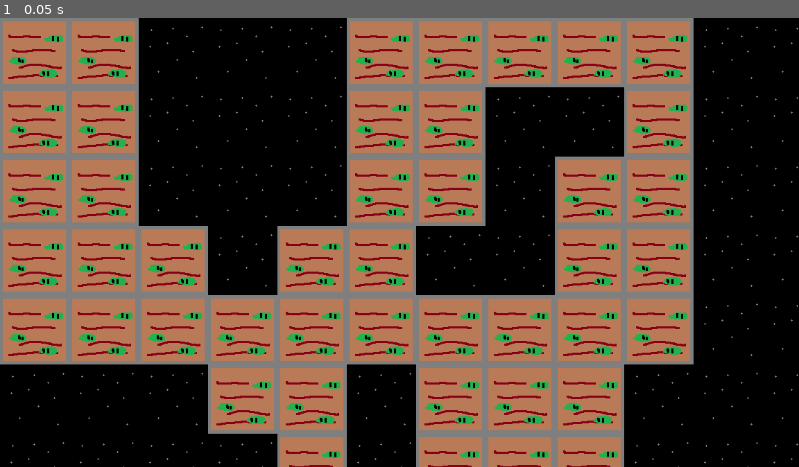
Above: before the commit, frame 1.
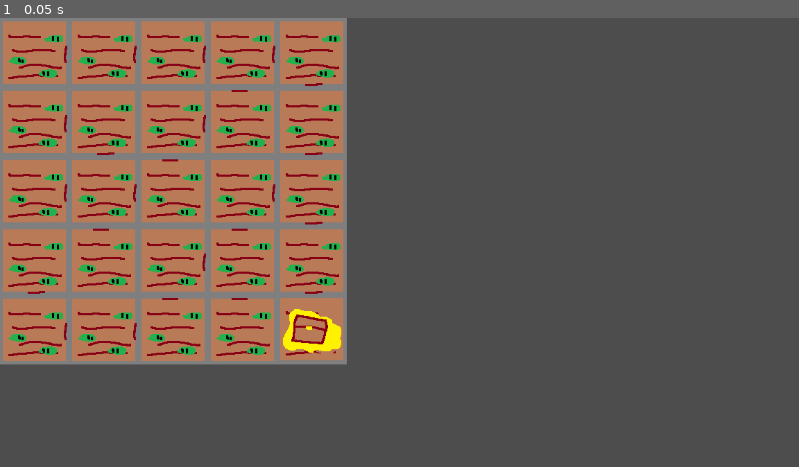
Above: after the commit, the same moment.

Repository: flowerFawn/many-games
Game: Godot game, scene res://dungeon/dungeon_world.tscn
Two runs of this game, one before a commit and one after it. Both use one fixed random seed, a clock stepped at 60 frames per second and the inputs below. The project has no main scene, so this scene is started directly.
Inputs:
- Up to frame 1 (0.05 s): no input

The runs differ from the first frame. In frame 1, 80% of the frame differs, in the area x 0-100%, y 0-100%.

Commit message:
direction now shown

Diff:
--- a/dungeon/dungeon.tres
+++ b/dungeon/dungeon.tres
@@ -7,6 +7,11 @@
 texture_region_size = Vector2i(100, 100)
 0:0/0 = 0
 1:0/0 = 0
+2:0/0 = 0
+3:0/0 = 0
+4:0/0 = 0
+5:0/0 = 0
+6:0/0 = 0
 
 [resource]
 tile_size = Vector2i(100, 100)
--- a/dungeon/dungeon_gen.gd
+++ b/dungeon/dungeon_gen.gd
@@ -9,18 +9,32 @@
 	generate()
 
 func generate() -> void:
-	dungeon = DungeonLayout.new(20, 20, Vector2i(0, 0), Vector2i(19, 19))
+	dungeon = DungeonLayout.new(5, 5, Vector2i(0, 0), Vector2i(4, 4))
 	draw_dungeon()
 
 func draw_dungeon() -> void:
+	var room:DungeonRoom
 	const EMPTY:Vector2i = Vector2i(0, 0)
-	const ROOM:Vector2i = Vector2i(1, 0)
+	const N:Vector2i = Vector2i(2, 0)
+	const E:Vector2i = Vector2i(3, 0)
+	const S:Vector2i = Vector2i(4, 0)
+	const W:Vector2i = Vector2i(5, 0)
+	const TREASURE:Vector2i = Vector2i(6, 0)
 	for x in range(dungeon.x_size):
 		for y in range(dungeon.y_size):
-			if dungeon.get_room(Vector2i(x, y)) == null:
+			room = dungeon.get_room(Vector2i(x, y))
+			if room == null:
 				node_tiles.set_cell(Vector2i(x, y), 0, EMPTY)
+			elif room.out_direction == Vector2i(0, 1):
+				node_tiles.set_cell(Vector2i(x,y), 0, S)
+			elif room.out_direction == Vector2i(1, 0):
+				node_tiles.set_cell(Vector2i(x, y), 0, E)
+			elif room.out_direction == Vector2i(0, -1):
+				node_tiles.set_cell(Vector2i(x, y), 0, N)
+			elif room.out_direction == Vector2i(-1, 0):
+				node_tiles.set_cell(Vector2i(x, y), 0, W)
 			else:
-				node_tiles.set_cell(Vector2i(x,y), 0, ROOM)
+				node_tiles.set_cell(Vector2i(x, y), 0, TREASURE)
 
 
 class DungeonLayout:
@@ -72,12 +86,13 @@
 			if current_position == start:
 				validity_grid = get_validity_grid()
 			if moves.is_empty():
-				move = -get_room(current_position).direction
+				move = -get_room(current_position).in_direction
 				set_room(current_position, null)
 				current_position += move
 			else:
 				validity_grid[revalidify.x][revalidify.y] = true
 				move = moves.pick_random()
+				get_room(current_position).out_direction = move
 				current_position += move
 			if get_room(current_position) == null:
 				set_room(current_position, DungeonRoom.new(move))
@@ -126,6 +141,7 @@
 
 
 class DungeonRoom:
-	var direction:Vector2i
-	func _init(given_direction:Vector2i):
-		direction = given_direction
+	var in_direction:Vector2i
+	var out_direction:Vector2i
+	func _init(given_in_direction:Vector2i):
+		in_direction = given_in_direction
Binary file changed: dungeon/tilemap.png
